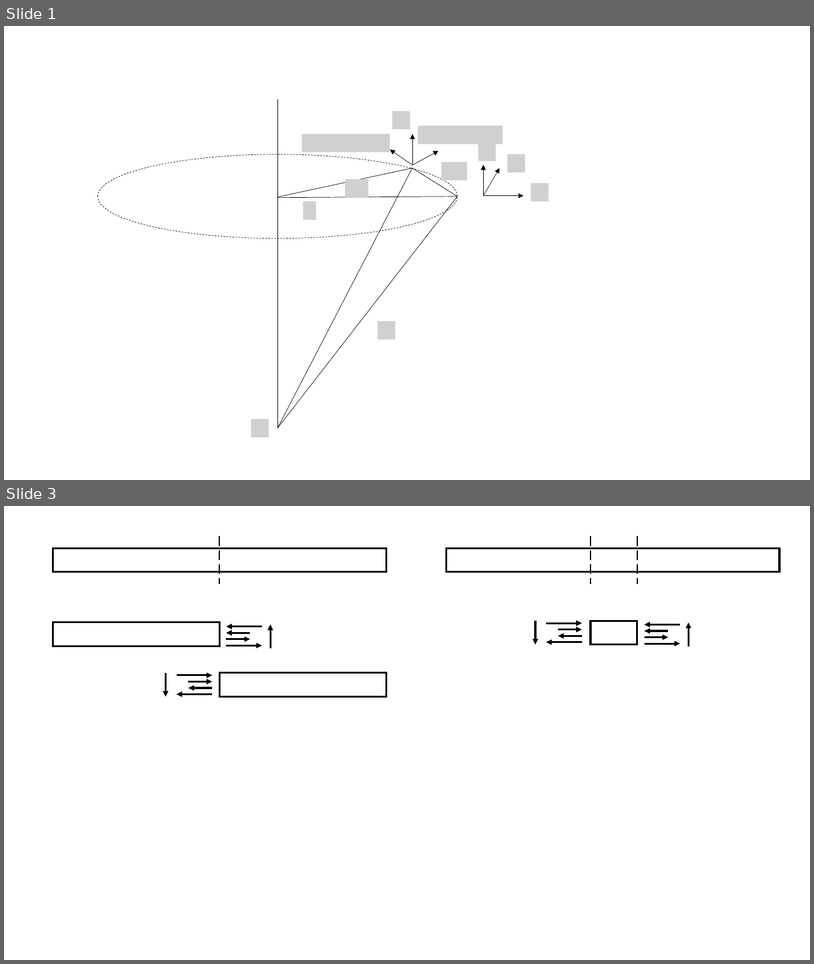
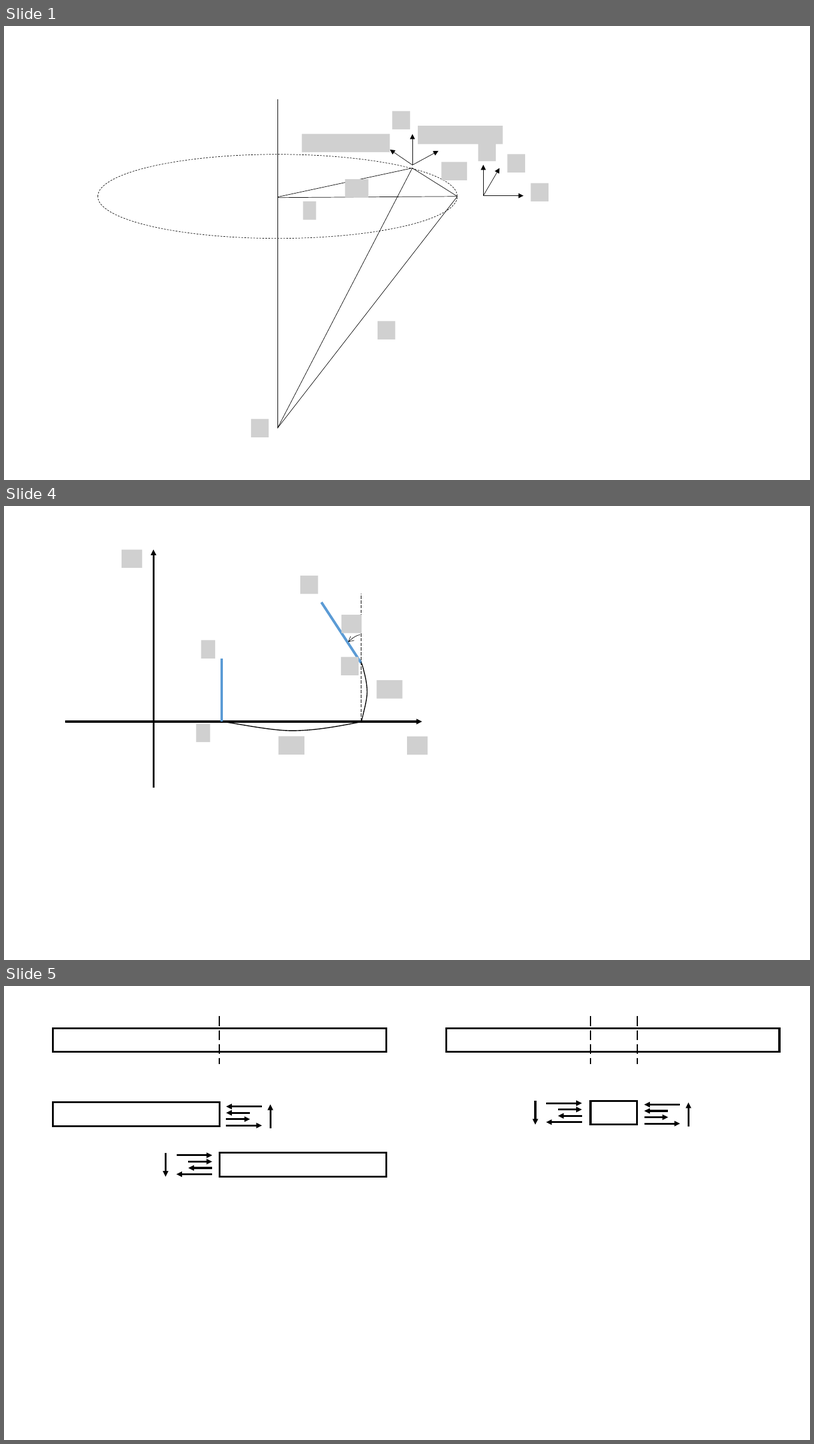
Before and after one commit to kms0523/Study, a slide deck: 그림.pptx. Shown one above the other, each under a label of ours: slides 1 and 3 before the commit, slides 1, 4 and 5 after it; the slides between them are not shown. The pictures are 814x964 and 814x1444 pixels, drawn with LibreOffice and Linux fonts; fonts in the diff are those of the drawing; grey boxes stand for pictures. Boxes give left, top, right and bottom in pixels: in the first picture for what was removed or moved away, otherwise in the second. Text is boxed around its words. In the diff, an @@ line names an element or a change of style, - is before the commit and + after.

```diff
--- a/그림.pptx
+++ b/그림.pptx
@@ slide 4 added at [4, 506, 810, 960], background #FFFFFF @@
@@ picture added at [122, 550, 143, 568] @@
@@ arrow added from (153, 788) to (153, 550), #000000 2.25 pt @@
@@ picture added at [300, 576, 318, 594] @@
@@ line added from (362, 721) to (362, 594), #000000 0.5 pt dashed @@
@@ line added from (321, 602) to (362, 663), #5B9BD5 3 pt @@
@@ arc (boxed as its full ellipse) added at [332, 630, 374, 674], outline #000000 0.5 pt @@
@@ picture added at [342, 615, 362, 633] @@
@@ picture added at [201, 640, 215, 658] @@
@@ line added from (222, 658) to (222, 721), #5B9BD5 3 pt @@
@@ picture added at [341, 657, 359, 675] @@
@@ freeform shape added at [362, 663, 367, 721], outline #000000 1 pt @@
@@ picture added at [377, 680, 402, 699] @@
@@ arrow added from (65, 721) to (423, 721), #000000 2.25 pt @@
@@ picture added at [197, 724, 210, 742] @@
@@ freeform shape added at [222, 722, 362, 731], outline #000000 1 pt @@
@@ picture added at [279, 736, 305, 754] @@
@@ picture added at [408, 736, 428, 754] @@
@@ what was slide 3 is now slide 5 @@
```
Also in this commit, not shown: 2 other slides added, 1 slide removed, 16 other files.
